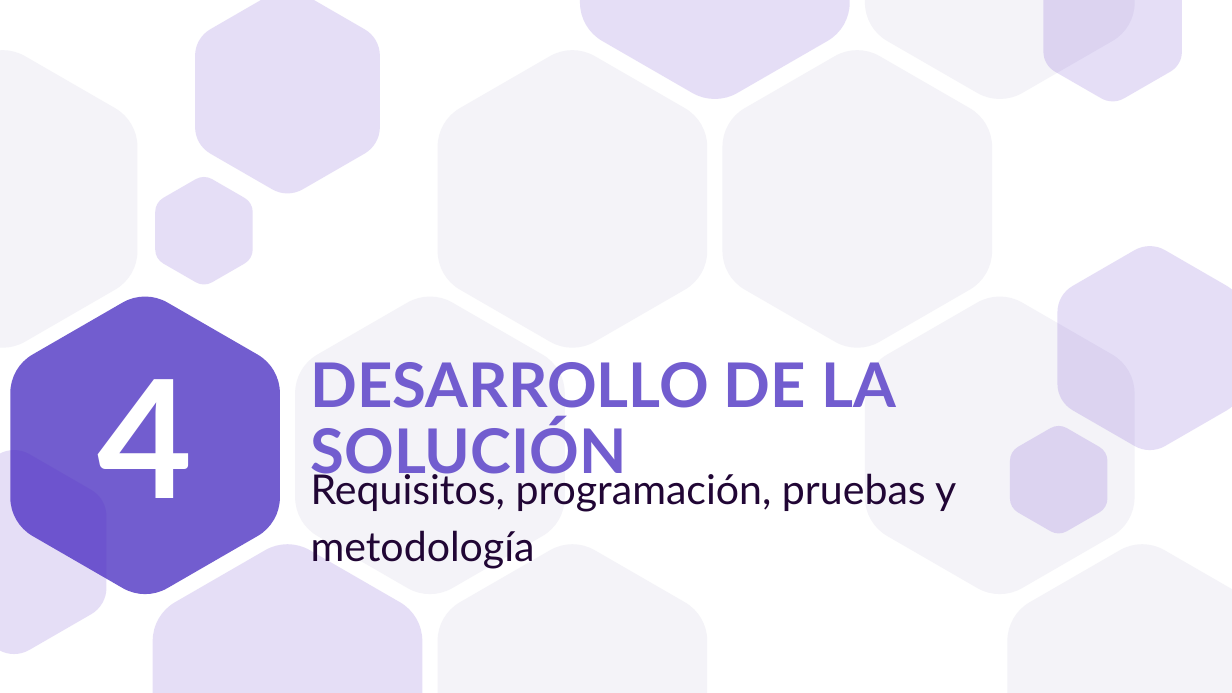
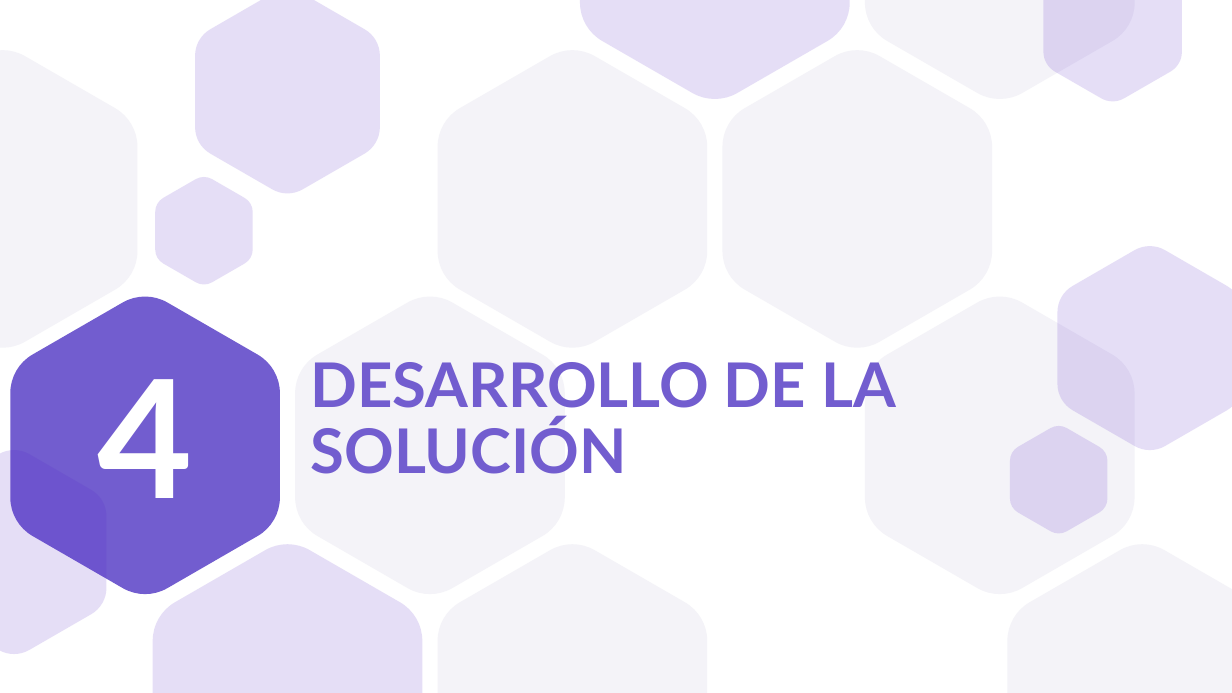
Before and after one commit to a1ex9788/TFG, a slide deck: slide 17 of TFG_AlejandroCarrion.pptx. Drawn at 1232x693 pixels with LibreOffice and Linux fonts; fonts in the diff are those of the drawing. Boxes give left, top, right and bottom in pixels: in the first picture for what was removed or moved away, otherwise in the second. Text is boxed around its words. In the diff, an @@ line names an element or a change of style, - is before the commit and + after.

```diff
--- a/TFG_AlejandroCarrion.pptx
+++ b/TFG_AlejandroCarrion.pptx
@@ subtitle removed at (311,468,956,569) @@
-Requisitos, programación, pruebas y metodología
```
Also in this commit, not shown: 2 other slides changed.
